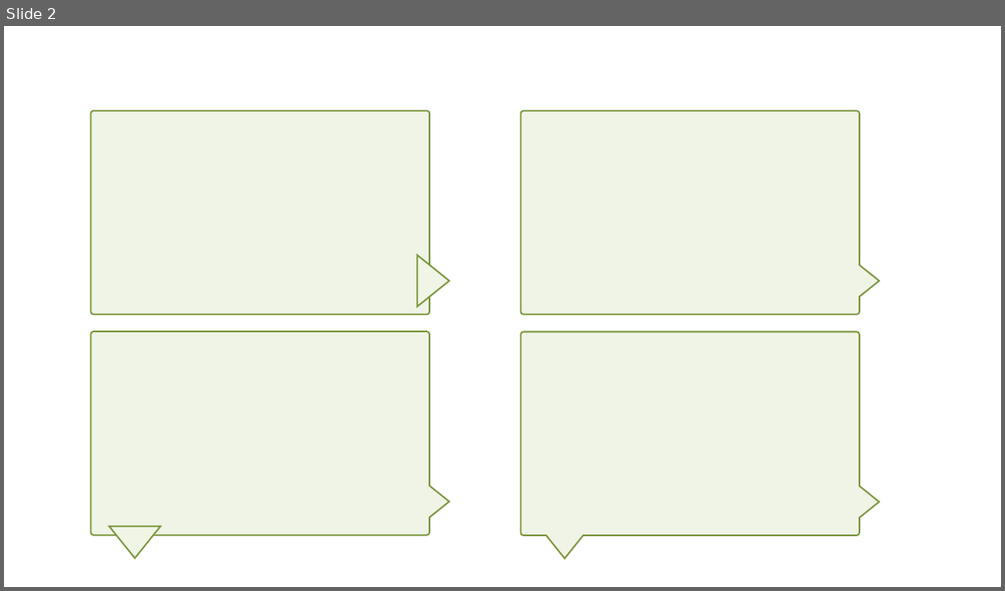
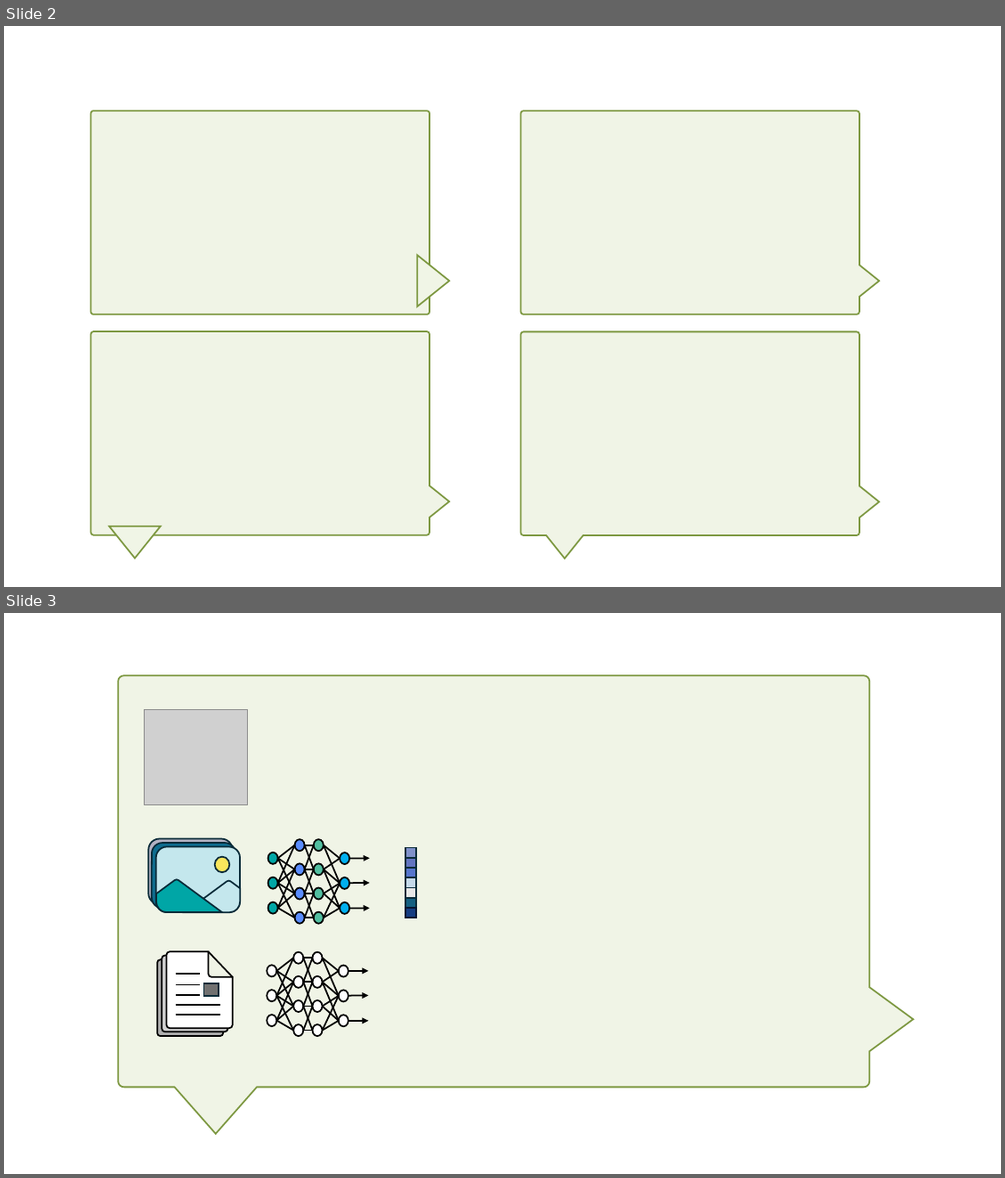
Before and after one commit to lynnkyle/Draw, a slide deck: 科研作图.pptx. Shown one above the other, each under a label of ours: slide 2 before the commit, slides 2 and 3 after it. The pictures are 1005x591 and 1005x1178 pixels, drawn with LibreOffice and Linux fonts; fonts in the diff are those of the drawing; grey boxes stand for pictures. Boxes give left, top, right and bottom in pixels: in the first picture for what was removed or moved away, otherwise in the second. Text is boxed around its words. In the diff, an @@ line names an element or a change of style, - is before the commit and + after.

```diff
--- a/科研作图.pptx
+++ b/科研作图.pptx
@@ slide 3 added at [4,613,1001,1174], background #FFFFFF @@
@@ freeform shape added at [119,676,914,1135], fill #EBF1DE at 75% opacity, outline #7D9841 1.5 pt @@
@@ picture added at [145,709,248,805] @@
@@ group added at [148,839,241,913]: 3 rounded rectangles, 2 freeform shapes, 1 ellipse @@
@@ group added at [268,840,370,925]: 29 lines, 14 ellipses, 3 arrows @@
@@ group added at [405,847,416,917]: 7 rectangles @@
@@ group added at [157,952,233,1036]: 6 lines, 3 freeform shapes, 1 rectangle @@
@@ group added at [267,952,368,1037]: 29 lines, 14 ellipses, 3 arrows @@
```
Also in this commit, not shown: 5 other slides added, 2 slides removed.
